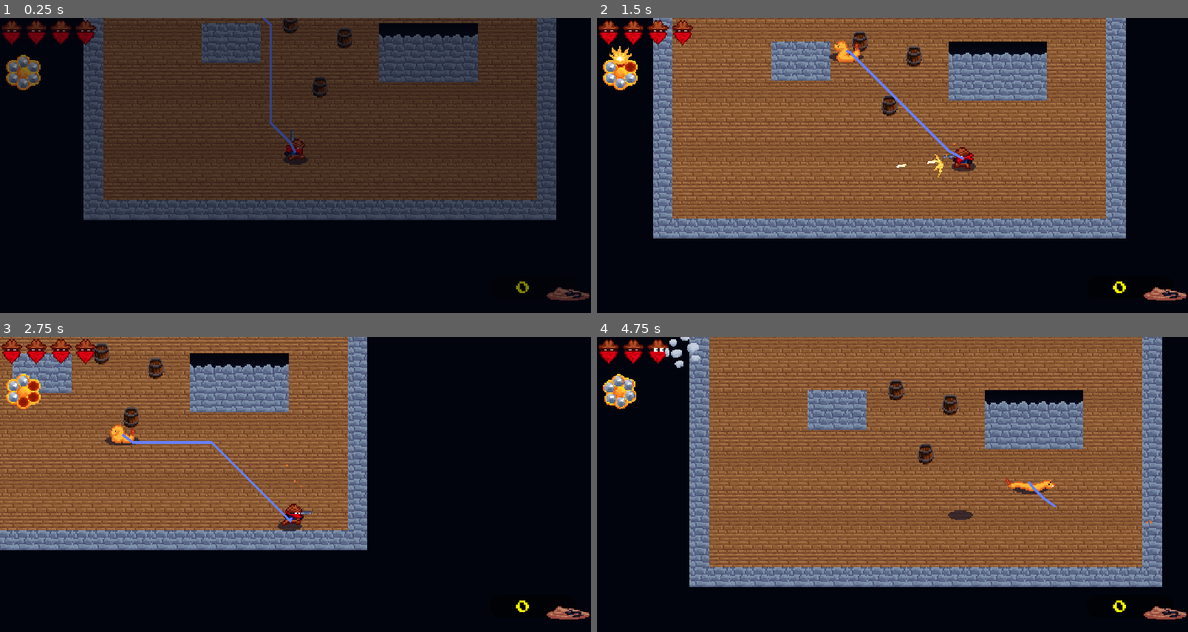
Above: before the commit, frames 1-4 (two rows, left to right).
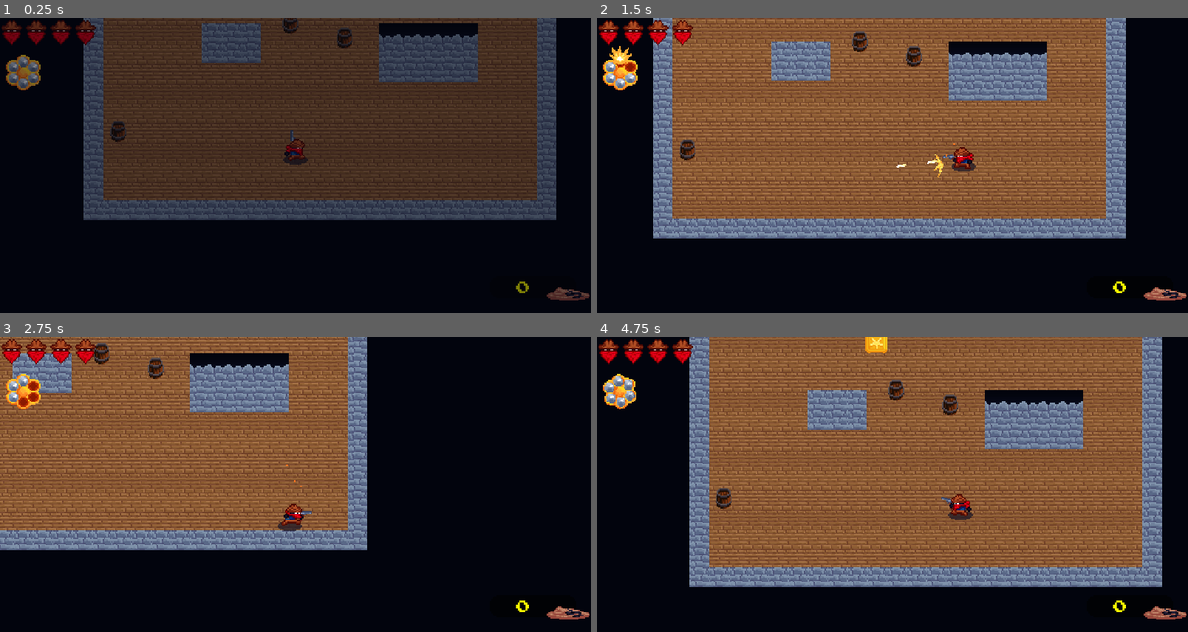
Above: after the commit, the same moments.

Repository: cinnamonmadi/snake-eyes
Game: Godot game, scene res://levels/snake_testing.tscn
The game is run twice, just before and just after one commit, with the same random seed, the same clock (stepped at 60 frames per second) and the same inputs. This scene is started directly instead of the project's main scene.
Inputs (mouse positions are in pixels of both pictures, inside the frame that each line leads up to):
- Up to frame 1 (0.25 s): no input
- Up to frame 2 (1.5 s): move the mouse to (1022, 150) at 0.52 s; hold D (right) 0.53-1.28 s; tap Shift (roll) at 0.6 s; move the mouse to (774, 180) at 1.27 s; hold S (down) from 1.28 s (still down); click (774, 180) at 1.35 s
- Up to frame 3 (2.75 s): move the mouse to (354, 419) at 2.02 s; release S (down) at 2.03 s; hold D (right) from 2.03 s (still down); tap Shift (roll) at 2.1 s
- Up to frame 4 (4.75 s): move the mouse to (862, 543) at 2.77 s; release D (right) at 2.78 s; hold W (up) 2.78-3.53 s; click (862, 543) at 2.85 s; move the mouse to (1069, 528) at 3.52 s; hold A (left) from 3.53 s (still down); tap Shift (roll) at 3.6 s; tap R (reload) at 4.15 s; move the mouse to (715, 440) at 4.27 s; click (715, 440) at 4.35 s

The runs differ from the first frame. In frame 1, 0.4% of the frame differs, in the area x 18-56%, y 0-46%; in frame 2, 0.8%; in frame 3, 0.7%; in frame 4, 1.4%, in the area x 9-94%, y 0-64%.

Commit message:
Add enemy spawning and bit physics
Signed-off-by: cinnamonmadi <cinnamon.madi@gmail.com>

Diff:
--- a/bits/bit.gd
+++ b/bits/bit.gd
@@ -14,13 +14,20 @@
 var velocity_3d = Vector3.ZERO
 var rotation_velocity: float = 0.0
 var use_3d_coordinates = true
+var has_hit_wall = false
 
 func _ready():
     add_to_group("clear_on_death")
 
+    var _return_value = self.connect("body_entered", self, "_on_body_entered")
+
     despawn_timer.connect("timeout", self, "_on_despawn_timer_finish")
     if sprite.has_method("play"):
         sprite.play()
+
+func _on_body_entered(_body):
+    velocity_3d = Vector3(0, 0, 0)
+    has_hit_wall = true
 
 func set_position_3d(position_2d: Vector2, start_height: float):
     position_3d = Vector3(position_2d.x, position_2d.y + start_height, start_height)
@@ -30,8 +37,9 @@
     velocity_3d = Vector3(velocity_2d.x, velocity_2d.y / 2, start_vz)
 
 func _process(delta):
-    velocity_3d.z += GRAVITY * delta
-    position_3d += velocity_3d * delta
+    if not has_hit_wall:
+        velocity_3d.z += GRAVITY * delta
+        position_3d += velocity_3d * delta
 
     var rotation_mod = 1
     if velocity_3d.x < 0:
--- a/bits/bullet_shell.tscn
+++ b/bits/bullet_shell.tscn
@@ -23,6 +23,8 @@
 extents = Vector2( 0.5, 0.5 )
 
 [node name="bullet_shell" type="Area2D"]
+collision_layer = 4
+collision_mask = 4
 script = ExtResource( 2 )
 
 [node name="sprite" type="AnimatedSprite" parent="."]
--- a/enemy/enemy.gd
+++ b/enemy/enemy.gd
@@ -40,6 +40,7 @@
 export(SpriteOrientation) var SPRITE_ORIENTATION = SpriteOrientation.RIGHT
 
 enum State {
+    SPAWN,
     MOVE,
     ATTACK,
     HURT,
@@ -80,13 +81,23 @@
 
     health = MAX_HEALTH
 
+func spawn(at_position: Vector2):
+    position = at_position
+    modulate.a = 0.0
+    state = State.SPAWN
+
 func _process(delta):
     if player == null:
         player = get_parent().get_node("player")
         return
 
     var velocity = Vector2.ZERO
-    $Line2D.global_position = Vector2.ZERO
+
+    if state == State.SPAWN:
+        modulate.a += delta
+        if modulate.a >= 1.0:
+            modulate.a = 1.0
+            state = State.MOVE
 
     if state == State.MOVE:
         aim_direction = position.direction_to(player.predicted_aim_position)
@@ -109,7 +120,6 @@
 
                 # Try pathfinding, otherwise just go to target_position
                 path = nav.get_simple_path(position, target_position, false)
-                $Line2D.points = path
                 while path.size() != 0 and position.distance_to(path[0]) <= 16:
                     path.remove(0)
                 if path.size() != 0:
--- /dev/null
+++ b/enemy/enemy_spawner.gd
@@ -0,0 +1,90 @@
+extends Area2D
+
+onready var global = get_node("/root/Global")
+onready var timer = $timer
+
+export(Array, int) var wave_size = []
+export var snake_spawn_rate = 0.0
+export var armadillo_spawn_rate = 0.0
+
+const SPAWN_SPACE_SIZE = Vector2(16, 16)
+
+var spawn_rects = []
+var spawn_scenes = []
+var spawn_rates = []
+var total_spawn_area = 0
+var started = false
+var wave_index = -1
+
+func _ready():
+    var _return_val = connect("body_entered", self, "_on_body_entered")
+
+    if snake_spawn_rate != 0.0:
+        spawn_scenes.append(load("res://enemy/snake/snake.tscn"))
+        spawn_rates.append(snake_spawn_rate)
+    if armadillo_spawn_rate != 0.0:
+        spawn_scenes.append(load("res://enemy/armadillo/armadillo.tscn"))
+        spawn_rates.append(armadillo_spawn_rate)
+
+    for child in get_children():
+        if child.get_class() != "CollisionShape2D":
+            continue
+
+        var collider_extents = child.shape.extents
+        var collider_rect = Rect2(position + child.position - collider_extents, collider_extents * 2)
+        spawn_rects.append(collider_rect)
+        total_spawn_area += collider_rect.get_area()
+
+func _on_body_entered(body):
+    if body.name == "player" and not started:
+        started = true
+        begin_next_wave()
+
+func begin_next_wave():
+    wave_index += 1
+    if wave_index >= wave_size.size():
+        return
+
+    for i in range(0, wave_size[wave_index]):
+        spawn_enemy()
+
+func generate_spawn_position() -> Vector2:
+    var rand_value = global.rng.randi_range(0, total_spawn_area)
+    var area_value = 0
+    var spawn_rect = null
+
+    for rect in spawn_rects:
+        area_value += rect.get_area()
+        if rand_value <= area_value:
+            spawn_rect = rect
+            break
+
+    if spawn_rect == null:
+        print("Something went wrong! spawn_rect is null")
+        return Vector2(0, 0)
+
+    var half = SPAWN_SPACE_SIZE.x / 2
+    var spawn_position = Vector2(global.rng.randi_range(spawn_rect.position.x + half, spawn_rect.end.x - half), global.rng.randi_range(spawn_rect.position.y + half, spawn_rect.end.y - half))
+
+    return spawn_position
+
+func spawn_enemy():
+    var spawn_value = global.rng.randf_range(0.0, 1.0)
+    var spawn_range = 0.0
+    var spawned_enemy = null
+    for i in range(0, spawn_scenes.size()):
+        spawn_range += spawn_rates[i]
+        if spawn_value <= spawn_range:
+            spawned_enemy = spawn_scenes[i].instance()
+            break
+
+    if spawned_enemy == null:
+        print("Something went wrong! spawned_enemy is null")
+        return
+
+    get_parent().add_child(spawned_enemy)
+    spawned_enemy.spawn(generate_spawn_position())
+
+func _process(_delta):
+    if started and wave_index < wave_size.size() and get_tree().get_nodes_in_group("enemies").size() == 0:
+        begin_next_wave()
--- a/enemy/snake/snake.tscn
+++ b/enemy/snake/snake.tscn
@@ -179,6 +179,3 @@
 
 [node name="death_sound" type="AudioStreamPlayer" parent="."]
 stream = ExtResource( 8 )
-
-[node name="Line2D" type="Line2D" parent="."]
-width = 2.0
--- a/levels/snake_testing.tscn
+++ b/levels/snake_testing.tscn
@@ -7,8 +7,8 @@
 [ext_resource path="res://world.gd" type="Script" id=5]
 [ext_resource path="res://door.tscn" type="PackedScene" id=6]
 [ext_resource path="res://player/player.tscn" type="PackedScene" id=7]
-[ext_resource path="res://enemy/snake/snake.tscn" type="PackedScene" id=8]
 [ext_resource path="res://objects/barrel/barrel.tscn" type="PackedScene" id=9]
+[ext_resource path="res://enemy/enemy_spawner.gd" type="Script" id=10]
 
 [sub_resource type="NavigationPolygon" id=1]
 vertices = PoolVector2Array( 0, 0, 16, 0, 16, 16, 0, 16 )
@@ -79,6 +79,9 @@
 } ]
 2/z_index = 0
 
+[sub_resource type="RectangleShape2D" id=5]
+extents = Vector2( 166, 47 )
+
 [node name="world" type="Node2D"]
 script = ExtResource( 5 )
 
@@ -87,8 +90,8 @@
 [node name="tilemap" type="TileMap" parent="nav"]
 tile_set = SubResource( 3 )
 cell_size = Vector2( 16, 16 )
-collision_layer = 3
-collision_mask = 3
+collision_layer = 7
+collision_mask = 7
 format = 1
 tile_data = PoolIntArray( 0, 1, 0, 1, 1, 0, 2, 1, 0, 3, 1, 0, 4, 1, 0, 5, 1, 0, 6, 1, 0, 7, 1, 0, 8, 1, 0, 9, 1, 0, 10, …(5733 unchanged characters)…
 
@@ -99,7 +102,7 @@
 position = Vector2( 212, 140 )
 
 [node name="barrel3" parent="." instance=ExtResource( 9 )]
-position = Vector2( 192, 180 )
+position = Vector2( 28, 216 )
 
 [node name="player_entrypoint" type="Node2D" parent="."]
 position = Vector2( 172, 220 )
@@ -117,5 +120,15 @@
 [node name="safe" parent="." instance=ExtResource( 2 )]
 position = Vector2( 152, 84 )
 
-[node name="snake" parent="." instance=ExtResource( 8 )]
-position = Vector2( 108, 64 )
+[node name="enemy_spawner" type="Area2D" parent="."]
+script = ExtResource( 10 )
+wave_size = [ 4, 4, 4 ]
+snake_spawn_rate = 0.5
+armadillo_spawn_rate = 0.5
+
+[node name="collider" type="CollisionShape2D" parent="enemy_spawner"]
+position = Vector2( 190, 73 )
+shape = SubResource( 5 )
+
+[node name="timer" type="Timer" parent="enemy_spawner"]
+one_shot = true
--- a/player/player.gd
+++ b/player/player.gd
@@ -336,15 +336,14 @@
         return
     state = State.DEAD
     sprite.play("die")
-    get_parent().get_node("music_helper").stop()
+    var music_helper = get_parent().get_node("music_helper")
+    if music_helper != null:
+        get_parent().get_node("music_helper").stop()
     death_music.play()
     gun_sprite.visible = false
     shadow.visible = false
     footstep_timer.stop()
-    get_parent().get_node("tilemap").visible = false
-    var tilemap_2 = get_parent().get_node("tilemap2")
-    if tilemap_2 != null:
-        tilemap_2.visible = false
+    get_parent().get_node("nav").visible = false
     for node in get_tree().get_nodes_in_group("clear_on_death"):
         node.queue_free()
     spotlight.visible = true
Not shown: 1 places in levels/snake_testing.tscn that only renumber resources
